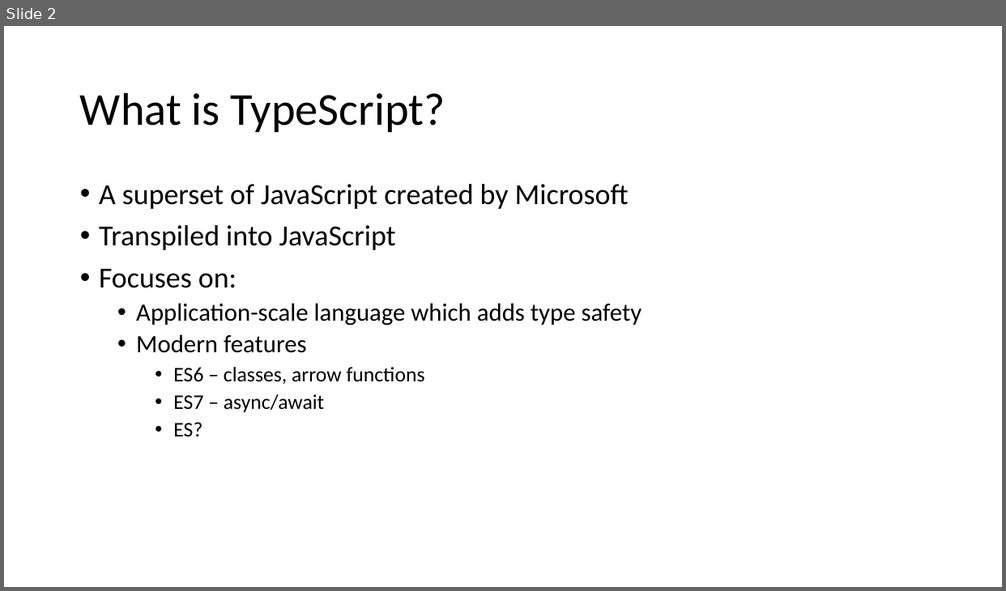
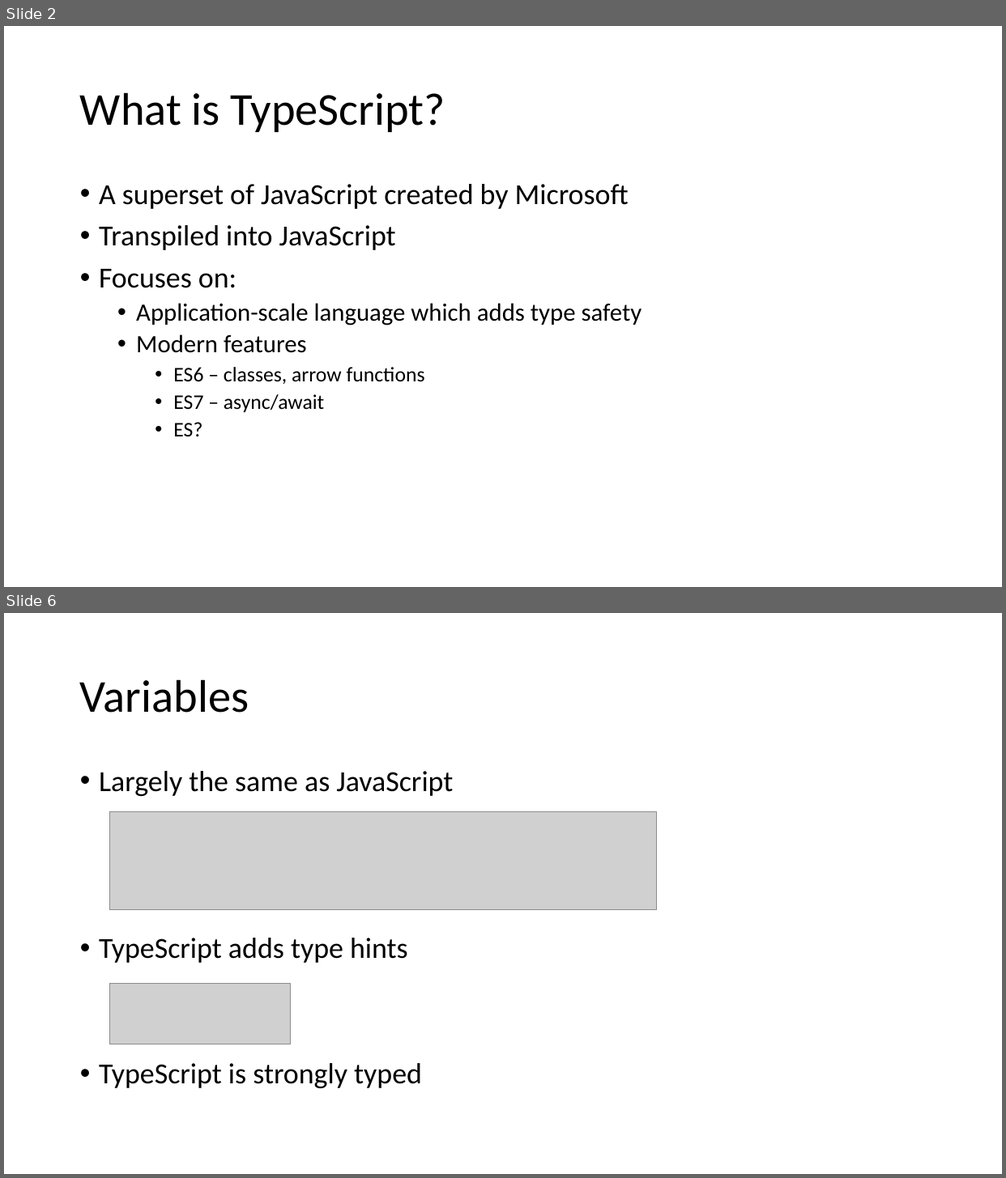
Before and after one commit to schneidenbach/Angular2-AspNetCore-TypeScript-Workshop, a slide deck: slides/1 - TypeScript.pptx. Shown one above the other, each under a label of ours: slide 2 before the commit, slides 2 and 6 after it; the slides between them are not shown. The pictures are 1006x591 and 1006x1178 pixels, drawn with LibreOffice and Linux fonts; fonts in the diff are those of the drawing; grey boxes stand for pictures. Boxes give left, top, right and bottom in pixels: in the first picture for what was removed or moved away, otherwise in the second. Text is boxed around its words. In the diff, an @@ line names an element or a change of style, - is before the commit and + after.

```diff
--- a/slides/1 - TypeScript.pptx
+++ b/slides/1 - TypeScript.pptx
@@ slide 6 added at (x1=4, y1=613, x2=1002, y2=1174), background #FFFFFF @@
@@ title added at (x1=80, y1=679, x2=249, y2=713), 44 pt, text #000000 @@
+Variables
@@ text added at (x1=99, y1=771, x2=453, y2=1088), 28 pt, text #000000 @@
+• Largely the same as JavaScript
+• TypeScript adds type hints
+• TypeScript is strongly typed
@@ picture added at (x1=109, y1=812, x2=657, y2=909) @@
@@ picture added at (x1=109, y1=983, x2=291, y2=1044) @@
```
Also in this commit, not shown: 16 other slides added, 2 slides removed, 14 other files.
